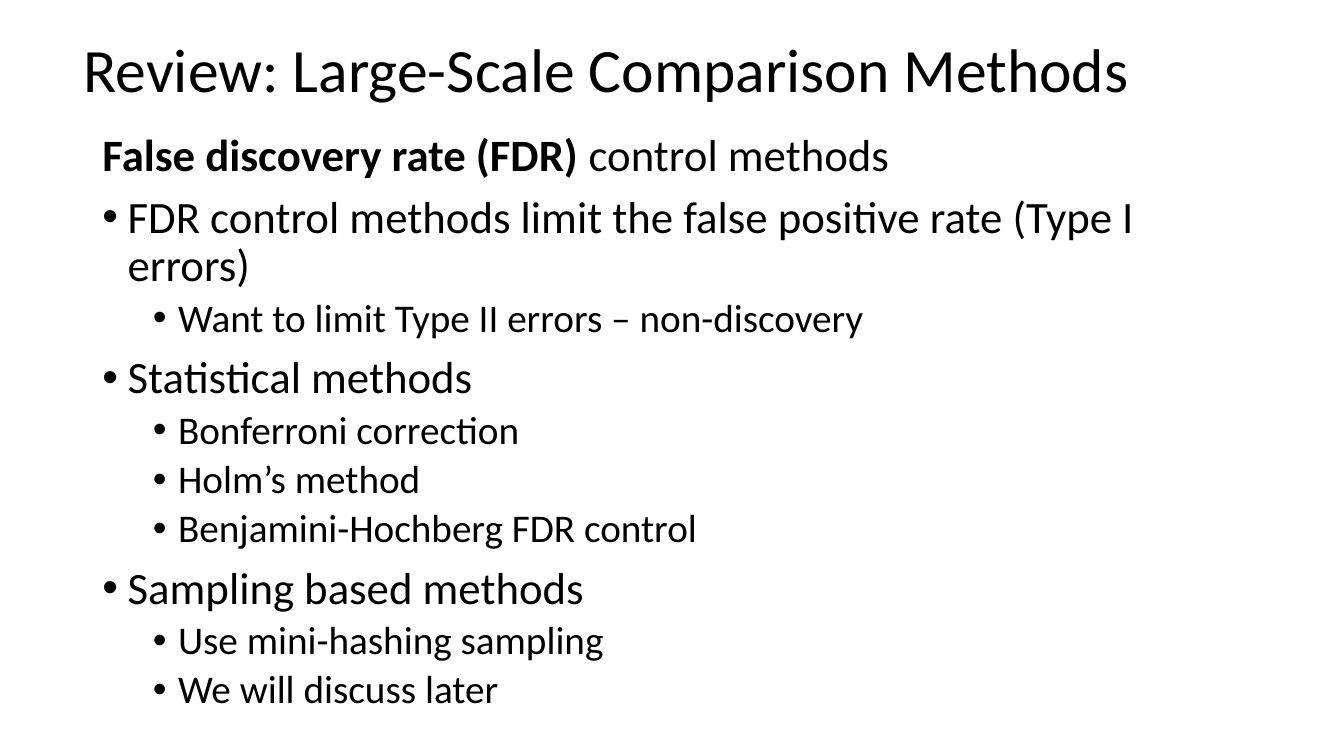
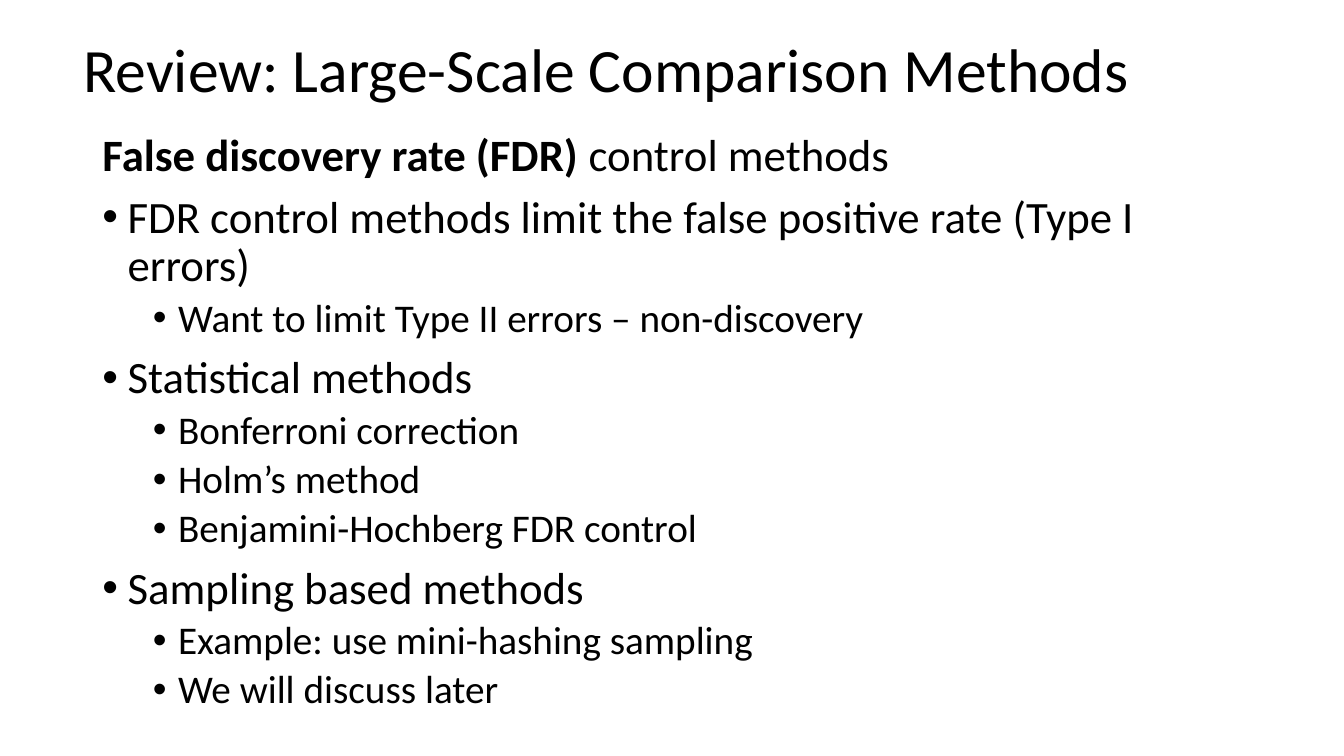
Before and after one commit to StephenElston/CSCI-E-108, a slide deck: slide 5 of slides/2_BigDataComputing.pptx. Drawn at 1344x756 pixels with LibreOffice and Linux fonts; fonts in the diff are those of the drawing. Boxes give left, top, right and bottom in pixels: in the first picture for what was removed or moved away, otherwise in the second. Text is boxed around its words. In the diff, an @@ line names an element or a change of style, - is before the commit and + after.

```diff
--- a/slides/2_BigDataComputing.pptx
+++ b/slides/2_BigDataComputing.pptx
@@ text at bbox=[178, 626, 753, 661]: text changed @@
-  • Use mini-hashing sampling
+  • Example: use mini-hashing sampling
```
Also in this commit, not shown: 4 other slides changed.
